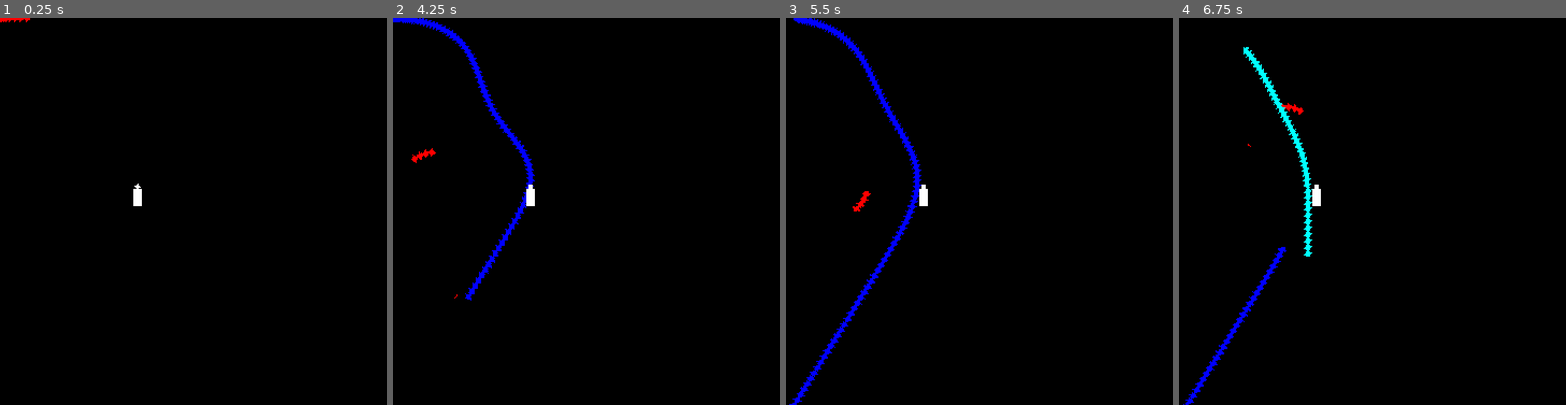
Above: before the commit, frames 1-4 (left to right).
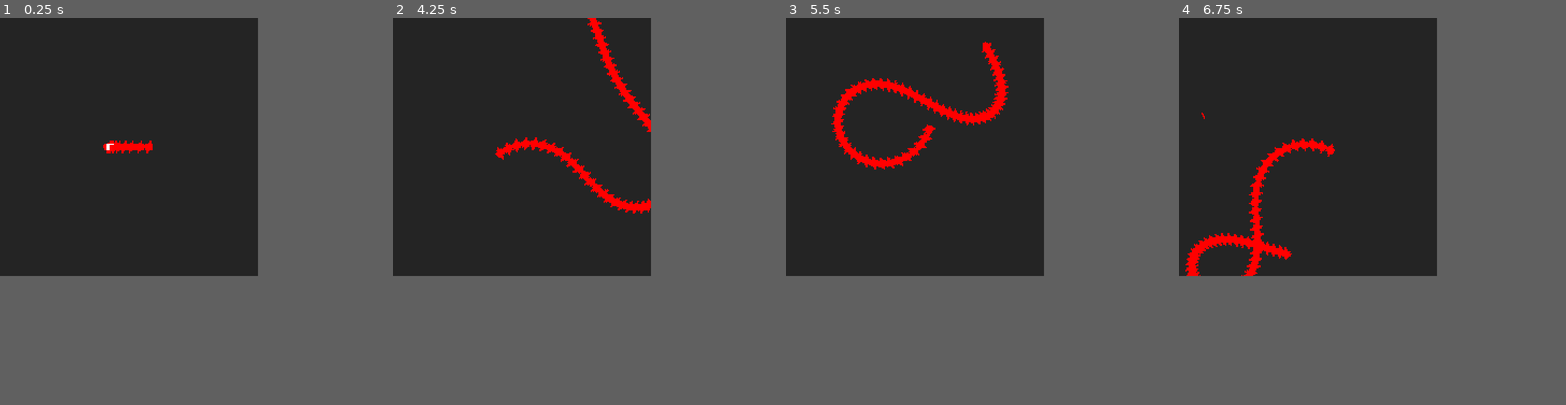
Above: after the commit, the same moments.

Repository: crayonmelon/Centipede_game
Game: Godot game, scene res://world.tscn
The game is run twice, just before and just after one commit, with the same random seed, the same clock (stepped at 60 frames per second) and the same inputs. The project has no main scene, so this scene is started directly.
Inputs (mouse positions are in pixels of both pictures, inside the frame that each line leads up to):
- Up to frame 1 (0.25 s): no input
- Up to frame 2 (4.25 s): move the mouse to (671, 192) at 0.52 s; press the mouse at (671, 192) at 0.53 s; hold D (1_right) 0.53-1.28 s; move the mouse to (509, 230) at 1.27 s; release the mouse at (509, 230) at 1.28 s; hold A (1_left) 1.28-2.03 s; click (509, 230) at 1.35 s; move the mouse to (625, 126) at 2.02 s; press the mouse at (625, 126) at 2.03 s; hold D (1_right) 2.03-3.53 s; move the mouse to (567, 288) at 2.77 s; release the mouse at (567, 288) at 2.78 s; click (567, 288) at 2.85 s; move the mouse to (702, 269) at 3.52 s; press the mouse at (702, 269) at 3.53 s; hold A (1_left) from 3.53 s (still down)
- Up to frame 3 (5.5 s): keep holding A (1_left); move the mouse to (863, 153) at 4.27 s; release the mouse at (863, 153) at 4.28 s; click (863, 153) at 4.35 s; move the mouse to (998, 211) at 5.02 s; press the mouse at (998, 211) at 5.03 s
- Up to frame 4 (6.75 s): move the mouse to (1314, 114) at 5.77 s; release A (1_left) at 5.78 s; release the mouse at (1314, 114) at 5.78 s; hold D (1_right) from 5.78 s (still down); click (1314, 114) at 5.85 s; move the mouse to (1457, 192) at 6.52 s; press the mouse at (1457, 192) at 6.53 s
In our replay, the window is 720x720 before the commit and 480x480 after it. These sizes can differ from the game's own. Grey fills any space a smaller window leaves; there, only what the larger window draws over its background counts as a difference.

The runs differ from the first frame. In frame 1, 44% of the frame differs, in the area x 0-67%, y 0-67%; in frame 2, 45%; in frame 3, 45%, in the area x 0-67%, y 0-100%; in frame 4, 45%.

Commit message:
movement and camera implemented

Diff:
--- a/CameraFollow.gd
+++ b/Scripts/CameraFollow.gd
@@ -1,8 +1,8 @@
 extends Camera2D
 
-func _ready():
+var screen_size = 160
 
-	pass # Replace with function body.
+var max_size = false
 
 var target = Vector2(0,0)
 
@@ -11,7 +11,8 @@
 	camera_scale()
 
 func camera_pos():
-		# MidPoint Formula
+
+	# MidPoint Formula
 	var x_vals = 0
 	var y_vals = 0
 
@@ -21,20 +22,22 @@
 
 	var midPoint = Vector2((x_vals/GLOBALS.CENTIPEDES_PARENTS.size()), (y_vals/GLOBALS.CENTIPEDES_PARENTS.size()))
 
+	if max_size:
+		midPoint = Vector2(0,0)
+
 	target = midPoint
 
-	global_position = global_position.lerp(target,.2)
-	pass
+	global_position = global_position.lerp(target,.1)
 
-var screen_size = 320
 
 func camera_scale():
 
-	var scale = 1
-
+	var scale = 1.5
+	zoom.x = scale
+	zoom.y = scale
 	var furthest_distance = 0
 
-	for point in GLOBALS.CENTIPEDES_PARENTS:
+	for point in GLOBALS.CENTIPEDES_PARENTS + GLOBALS.CENTIPEDES_ENDS:
 		var x_dis = abs(position.x - point.global_position.x)
 		var y_dis = abs(position.y - point.global_position.y)
 
@@ -43,8 +46,12 @@
 
 	scale = ((screen_size)/furthest_distance)
 
-	if scale < 1:
-		zoom.x = scale
-		zoom.y = scale
+	if GLOBALS.EDGING or scale < .6:
+		max_size = true
+		zoom.x = lerpf(zoom.x,.5, .9)
+		zoom.y = lerpf(zoom.y,.5, .9)
 
-	print(scale)
+	elif scale < 1.5:
+		max_size = false
+		zoom.x = lerpf(zoom.x,scale, .9)
+		zoom.y = lerpf(zoom.y,scale, .9)
--- a/Scripts/Centipede_Controls.gd
+++ b/Scripts/Centipede_Controls.gd
@@ -9,29 +9,29 @@
 var rotation_direction = 0
 var turn_speed = 2
 
+var wrapping = false
+var follow_target = Vector2(0,0)
+
 func _parent_move():
 	rotation_direction = Input.get_axis(GLOBALS.C_CONTROLS[controls_val][0], GLOBALS.C_CONTROLS[controls_val][1]) * turn_speed
 	velocity = transform.x * speed
 
 
 func _child_move(delta):
-	global_position = global_position.lerp(following.global_position,.22)
-	look_at(following.global_position)
 
+	if !wrapping:
+		follow_target = following.global_position
+		global_position = global_position.lerp(follow_target,.22)
+		look_at(follow_target)
+
+	else:
+		global_position += transform.x * speed * delta
 
 func _process(delta):
 	if is_parent:
 		_parent_move()
 	else:
 		_child_move(delta)
-
-	if Input.is_action_pressed("Click"):
-		if (get_viewport().get_mouse_position().x > global_position.x-6 and
-			get_viewport().get_mouse_position().x < global_position.x+6 and
-			get_viewport().get_mouse_position().y > global_position.y-6 and
-			get_viewport().get_mouse_position().y < global_position.y+6):
-
-			Dies()
 
 	rotation += rotation_direction * rotation_speed * delta
 
@@ -41,8 +41,22 @@
 		var collision = get_slide_collision(i)
 		if collision.get_collider().get_collision_layer() == 2:
 			Dies()
-			collision.get_collider().queue_free()
+			collision.get_collider().die()
+
+	screen_wrap()
 
 func Dies():
 	get_parent().Died(self)
 	is_parent = true
+
+func screen_wrap():
+
+	if (position.x > GLOBALS.WORLD_BORDER_X_MAX or position.x < GLOBALS.WORLD_BORDER_X_MIN or
+	position.y > GLOBALS.WORLD_BORDER_Y_MAX or position.y < GLOBALS.WORLD_BORDER_Y_MIN):
+
+		get_parent().Set_Sibling_Wrapping(self)
+		wrapping = false
+
+
+	position.x = wrapf(position.x,GLOBALS.WORLD_BORDER_X_MIN, GLOBALS.WORLD_BORDER_X_MAX)
+	position.y = wrapf(position.y,GLOBALS.WORLD_BORDER_Y_MIN, GLOBALS.WORLD_BORDER_Y_MAX)
--- a/Scripts/Centipede_Parent.gd
+++ b/Scripts/Centipede_Parent.gd
@@ -24,6 +24,7 @@
 	#Fist Parent
 	Centipede_Parts[0].is_parent = true
 	GLOBALS.CENTIPEDES_PARENTS.append(Centipede_Parts[0])
+	GLOBALS.CENTIPEDES_ENDS.append(Centipede_Parts[Centipede_Parts.size()-1])
 
 	for i in len(Centipede_Parts):
 		if i == 0:
@@ -46,15 +47,40 @@
 	if node.is_parent:
 		GLOBALS.CENTIPEDES_PARENTS.erase(node)
 
+	if GLOBALS.CENTIPEDES_ENDS.has(node):
+		GLOBALS.CENTIPEDES_ENDS.erase(node)
+
 	#Release Node:
-	if Centipede_Parts[node_index + 1] != null:
+	if Centipede_Parts.size() > node_index+1:
 		Add_Parent(Centipede_Parts[node_index + 1])
+
+	if node_index -1 > 0:
+		GLOBALS.CENTIPEDES_ENDS.append(Centipede_Parts[node_index-1])
 
 	#Destroy Node:
 	Centipede_Parts[node_index].queue_free()
 	Centipede_Parts.remove_at(node_index)
 
 	Change_Colour(node_index)
+
+
+func Set_Sibling_Wrapping(node):
+
+	GLOBALS.EDGING = false
+
+	var node_index = -1
+	#Find Node ID
+	if Centipede_Parts.has(node):
+		node_index = Centipede_Parts.find(node)
+	else:
+		return
+
+	if Centipede_Parts.size() > node_index+1:
+		Centipede_Parts[node_index + 1].wrapping = true
+		GLOBALS.EDGING = true
+
+	else:
+		GLOBALS.EDGING = false
 
 
 func Add_Parent(node):
--- a/Scripts/GLOBALS.gd
+++ b/Scripts/GLOBALS.gd
@@ -4,3 +4,12 @@
 @export var C_CONTROLS = [["1_left", "1_right"], ["2_left", "2_right"], ["3_left", "3_right"], ["4_left", "4_right"]]
 @export var C_COLOURS = [Color("FF0000"), Color("00FF00"), Color("0000FF"), Color("00FFFF"), Color("FF00FF"), Color("FFFF00"), Color("FFFFFF")]
 @export var CENTIPEDES_PARENTS = []
+@export var CENTIPEDES_ENDS = []
+
+@export var WORLD_BORDER_X_MIN = -300
+@export var WORLD_BORDER_X_MAX = 300
+
+@export var WORLD_BORDER_Y_MIN = -300
+@export var WORLD_BORDER_Y_MAX = 300
+
+var EDGING = false
--- a/scenes/goForward.gd
+++ b/Scripts/goForward.gd
@@ -4,3 +4,6 @@
 
 func _process(delta):
 	position += transform.x * speed * delta
+
+func die():
+	queue_free()
--- a/project.godot
+++ b/project.godot
@@ -20,8 +20,8 @@
 
 [display]
 
-window/size/viewport_width=720
-window/size/viewport_height=720
+window/size/viewport_width=480
+window/size/viewport_height=480
 window/stretch/mode="viewport"
 window/stretch/scale=2.0
 
--- /dev/null
+++ b/scenes/Enemy.tscn
@@ -0,0 +1,25 @@
+[gd_scene load_steps=3 format=3 uid="uid://b2ptabhsfdaap"]
+
+[ext_resource type="Texture2D" uid="uid://x34cgynde6m8" path="res://Sprite/WhiteSquare.png" id="1_4mxqa"]
+[ext_resource type="Script" path="res://Scripts/Gun.gd" id="2_o2sxq"]
+
+[node name="Enemy" type="Node2D"]
+
+[node name="Sprite2D" type="Sprite2D" parent="."]
+position = Vector2(2.98023e-08, 0)
+scale = Vector2(0.5, 1)
+texture = ExtResource("1_4mxqa")
+
+[node name="Gun" type="Node2D" parent="."]
+script = ExtResource("2_o2sxq")
+
+[node name="Gun_sprite" type="Sprite2D" parent="Gun"]
+position = Vector2(2, -1.5)
+scale = Vector2(1, 0.25)
+texture = ExtResource("1_4mxqa")
+
+[node name="Timer" type="Timer" parent="Gun"]
+wait_time = 3.0
+autostart = true
+
+[connection signal="timeout" from="Gun/Timer" to="Gun" method="_on_timer_timeout"]
--- a/scenes/bullet.tscn
+++ b/scenes/bullet.tscn
@@ -1,22 +1,20 @@
-[gd_scene load_steps=4 format=3 uid="uid://ptjo8ve1yu8h"]
+[gd_scene load_steps=4 format=3 uid="uid://cv8lndxvfn8yv"]
 
-[ext_resource type="Script" path="res://scenes/goForward.gd" id="1_gqwce"]
+[ext_resource type="Script" path="res://Scripts/goForward.gd" id="1_gy0rh"]
 [ext_resource type="Texture2D" uid="uid://x34cgynde6m8" path="res://Sprite/WhiteSquare.png" id="2_qpy0l"]
 
 [sub_resource type="RectangleShape2D" id="RectangleShape2D_52luv"]
 size = Vector2(4, 2)
 
-[node name="bullet" type="Node2D"]
-script = ExtResource("1_gqwce")
+[node name="Bullet" type="StaticBody2D"]
+collision_layer = 2
+collision_mask = 0
+script = ExtResource("1_gy0rh")
+
+[node name="CollisionShape2D" type="CollisionShape2D" parent="."]
+shape = SubResource("RectangleShape2D_52luv")
 
 [node name="Sprite2D" type="Sprite2D" parent="."]
 modulate = Color(1, 0, 0, 1)
 scale = Vector2(1, 0.25)
 texture = ExtResource("2_qpy0l")
-
-[node name="Area2D" type="StaticBody2D" parent="."]
-collision_layer = 2
-collision_mask = 0
-
-[node name="CollisionShape2D" type="CollisionShape2D" parent="Area2D"]
-shape = SubResource("RectangleShape2D_52luv")
--- a/scenes/centipede_body.tscn
+++ b/scenes/centipede_body.tscn
@@ -5,6 +5,21 @@
 
 [sub_resource type="CircleShape2D" id="CircleShape2D_60olk"]
 radius = 4.0
+
+[sub_resource type="Animation" id="Animation_1r87x"]
+length = 0.001
+tracks/0/type = "value"
+tracks/0/imported = false
+tracks/0/enabled = true
+tracks/0/path = NodePath(".:frame")
+tracks/0/interp = 1
+tracks/0/loop_wrap = true
+tracks/0/keys = {
+"times": PackedFloat32Array(0),
+"transitions": PackedFloat32Array(1),
+"update": 1,
+"values": [0]
+}
 
 [sub_resource type="Animation" id="Animation_hr4ps"]
 resource_name = "centipede_anim"
@@ -21,21 +36,6 @@
 "transitions": PackedFloat32Array(1, 1),
 "update": 1,
 "values": [0, 1]
-}
-
-[sub_resource type="Animation" id="Animation_1r87x"]
-length = 0.001
-tracks/0/type = "value"
-tracks/0/imported = false
-tracks/0/enabled = true
-tracks/0/path = NodePath(".:frame")
-tracks/0/interp = 1
-tracks/0/loop_wrap = true
-tracks/0/keys = {
-"times": PackedFloat32Array(0),
-"transitions": PackedFloat32Array(1),
-"update": 1,
-"values": [0]
 }
 
 [sub_resource type="AnimationLibrary" id="AnimationLibrary_sbd5m"]
--- a/world.tscn
+++ b/world.tscn
@@ -1,12 +1,17 @@
-[gd_scene load_steps=6 format=3 uid="uid://cnnrc7bvxh6ei"]
+[gd_scene load_steps=6 format=3 uid="uid://8gww200imsw4"]
 
 [ext_resource type="Script" path="res://Scripts/Centipede_Parent.gd" id="1_hxdub"]
 [ext_resource type="PackedScene" uid="uid://cb43f81ox2b23" path="res://scenes/centipede_body.tscn" id="2_4d300"]
-[ext_resource type="Script" path="res://Enemy.gd" id="3_vwpbq"]
 [ext_resource type="Texture2D" uid="uid://x34cgynde6m8" path="res://Sprite/WhiteSquare.png" id="3_ybqhk"]
-[ext_resource type="Script" path="res://Gun.gd" id="5_klkhb"]
+[ext_resource type="PackedScene" uid="uid://b2ptabhsfdaap" path="res://scenes/Enemy.tscn" id="4_4yurq"]
+[ext_resource type="Script" path="res://Scripts/CameraFollow.gd" id="6_x07qx"]
 
 [node name="World" type="Node2D"]
+
+[node name="Background" type="Sprite2D" parent="."]
+modulate = Color(0.141176, 0.141176, 0.141176, 1)
+scale = Vector2(150, 150)
+texture = ExtResource("3_ybqhk")
 
 [node name="Centipede" type="Node2D" parent="."]
 script = ExtResource("1_hxdub")
@@ -14,24 +19,7 @@
 [node name="Centipede_Body" parent="Centipede" instance=ExtResource("2_4d300")]
 collision_mask = 0
 
-[node name="Enemy" type="Node2D" parent="."]
-position = Vector2(128, 167)
-scale = Vector2(0.998879, 1)
-script = ExtResource("3_vwpbq")
+[node name="Camera2D" type="Camera2D" parent="."]
+script = ExtResource("6_x07qx")
 
-[node name="Sprite2D" type="Sprite2D" parent="Enemy"]
-scale = Vector2(2, 4)
-texture = ExtResource("3_ybqhk")
-
-[node name="Gun" type="Node2D" parent="Enemy"]
-position = Vector2(-2.28882e-05, -10)
-script = ExtResource("5_klkhb")
-
-[node name="Timer" type="Timer" parent="Enemy/Gun"]
-wait_time = 3.0
-autostart = true
-
-[node name="Sprite2D" type="Sprite2D" parent="Enemy/Gun"]
-texture = ExtResource("3_ybqhk")
-
-[connection signal="timeout" from="Enemy/Gun/Timer" to="Enemy/Gun" method="_on_timer_timeout"]
+[node name="Enemy" parent="." instance=ExtResource("4_4yurq")]
Renamed: Enemy.gd -> Scripts/Enemy.gd
Renamed: Gun.gd -> Scripts/Gun.gd
